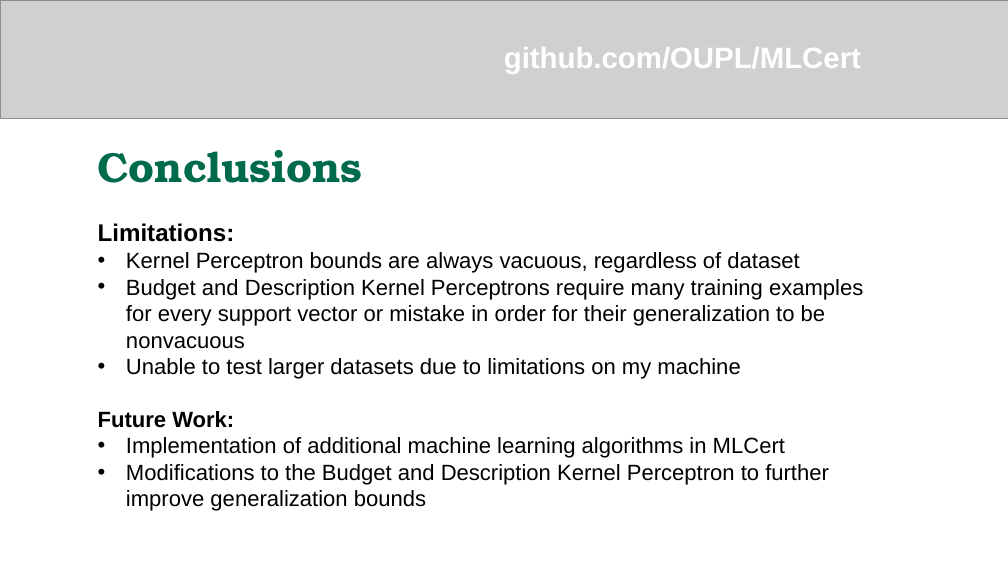
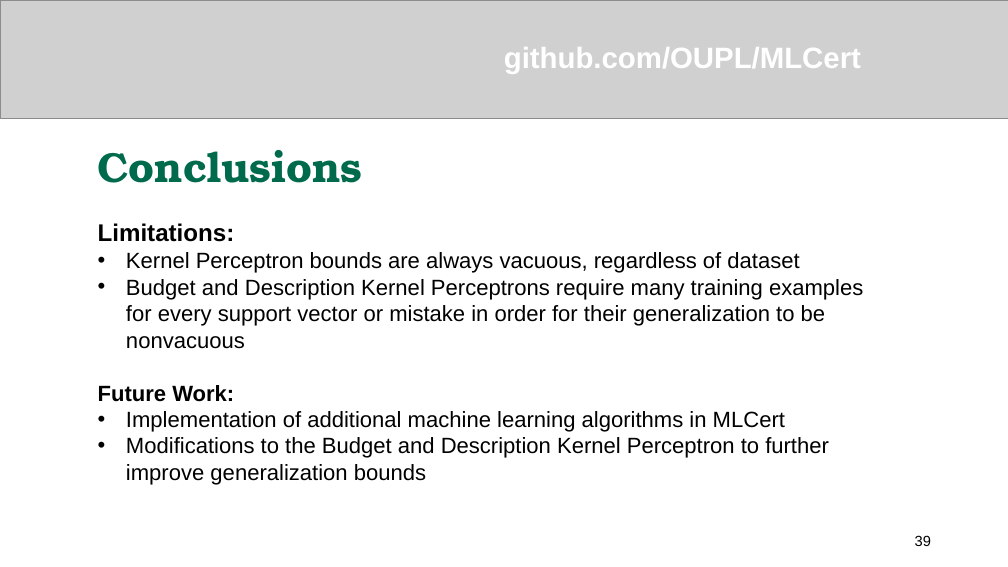
Before and after one commit to robinjanette/kpthesis, a slide deck: slide 39 of DefenseSlides.pptx (slide 36 before the commit). Drawn at 1008x567 pixels with LibreOffice and Linux fonts; fonts in the diff are those of the drawing; grey boxes stand for pictures. Boxes give left, top, right and bottom in pixels: in the first picture for what was removed or moved away, otherwise in the second. Text is boxed around its words. In the diff, an @@ line names an element or a change of style, - is before the commit and + after.

```diff
--- a/DefenseSlides.pptx
+++ b/DefenseSlides.pptx
@@ text at <box>126,358,740,379</box>: paragraph removed @@
-• Unable to test larger datasets due to limitations on my machine
@@ page number added at <box>915,535,931,546</box>, 14 pt, text #000000 @@
+39
```
Also in this commit, not shown: 36 other slides changed, 3 slides added.
